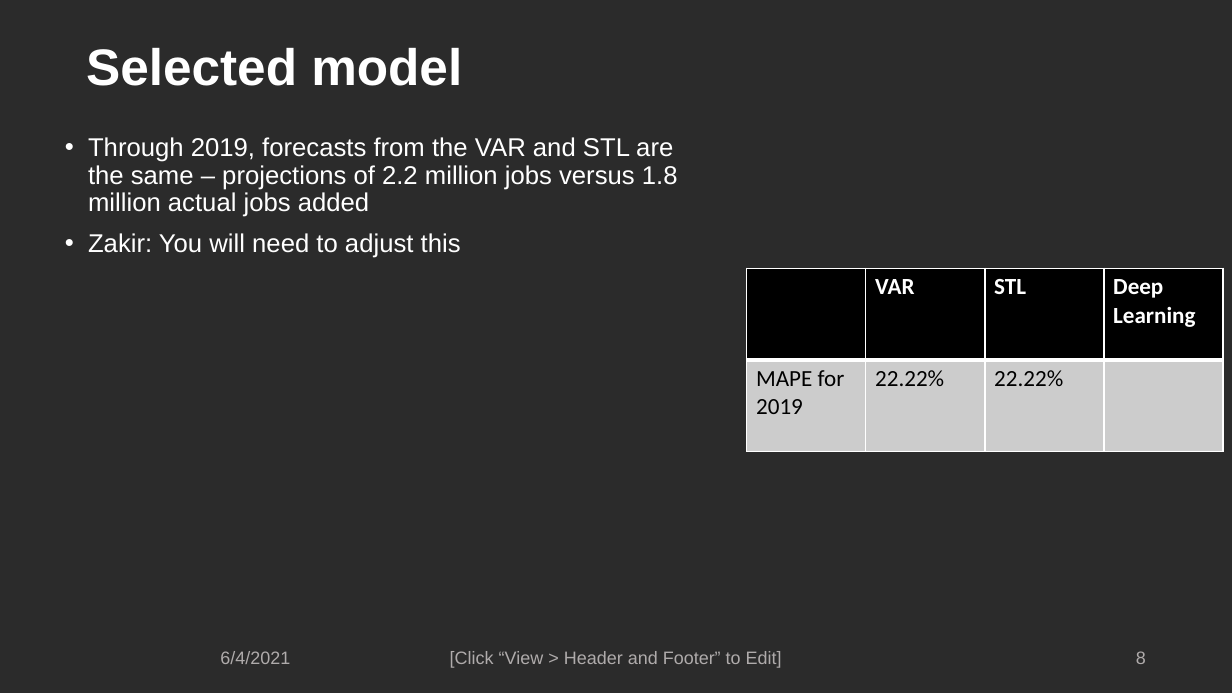
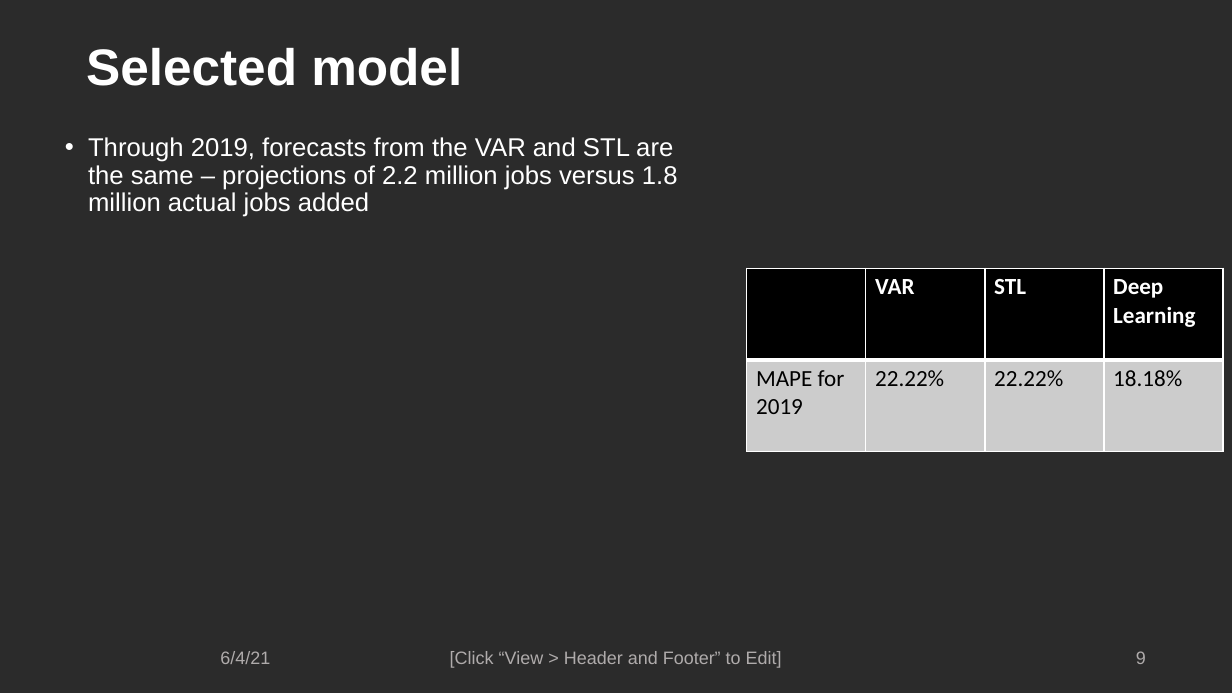
Before and after one commit to co237/forecasting_final, a slide deck: slide 10 of time_series_final_project_group10.pptx (slide 9 before the commit). Drawn at 1232x693 pixels with LibreOffice and Linux fonts; fonts in the diff are those of the drawing; background and template pictures are left out; a plain dark background stands for a picture behind light text. Boxes give left, top, right and bottom in pixels: in the first picture for what was removed or moved away, otherwise in the second. Text is boxed around its words. In the diff, an @@ line names an element or a change of style, - is before the commit and + after.

```diff
--- a/time_series_final_project_group10.pptx
+++ b/time_series_final_project_group10.pptx
@@ text at (88,233,461,258): paragraph removed @@
-• Zakir: You will need to adjust this
@@ table at (747,268,1224,452) @@
-row 2, column 4: 
+row 2, column 4: 18.18%
@@ text at (220,651,270,664): text changed @@
-6/4/2021
+6/4/21
@@ page number at (1136,651,1146,664): text changed @@
-8
+9
```
Also in this commit, not shown: 9 other slides changed, 1 slide added.
